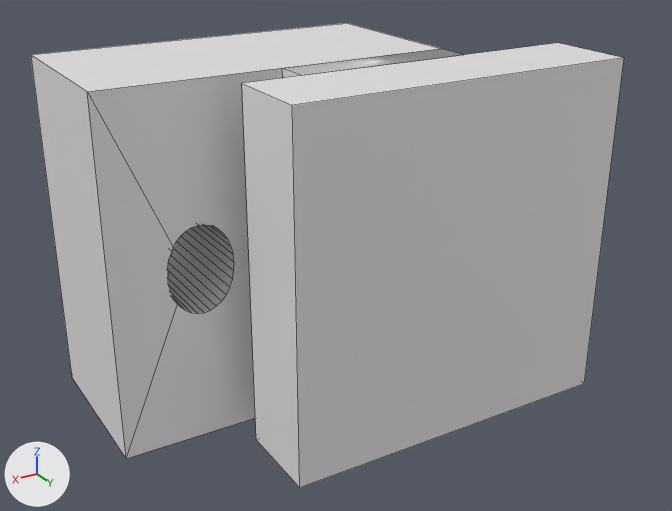
What one commit did to the Blender file bedClips.blend.
Before and after are seen from a 50 mm camera at (0.0404, 0.053, 0.0252) aimed at (0.0079, -0.0012, -0.0019). The axes (+X, +Y, +Z) are drawn at lower left. The lights are the same throughout. Mesh edges are drawn as thin lines.
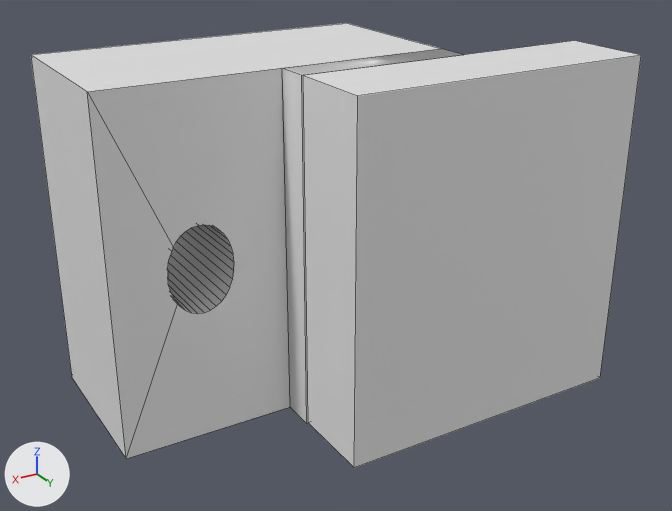
Location of each change, (x1, y1, x2, y2) in pixels of the pictures (672 x 511 px):
'Cube.004', moved, rescaled (11% narrower)
    before: (242, 43, 624, 488)
    after: (303, 41, 641, 468)
'Cube.002', unchanged, uncovered by the edit
    before: (282, 49, 463, 78)
    after: (282, 49, 463, 423)

The change in detail:
Object 'Cube.004' (ob_cube_004) moves from (-0.00635, -0.00064, 0.0) to (-0.00826, -0.00064, 0.0).
Object 'Cube.004' (ob_cube_004) is rescaled from (0.787, 1.77, 5.74) to (0.708, 1.77, 5.74).
